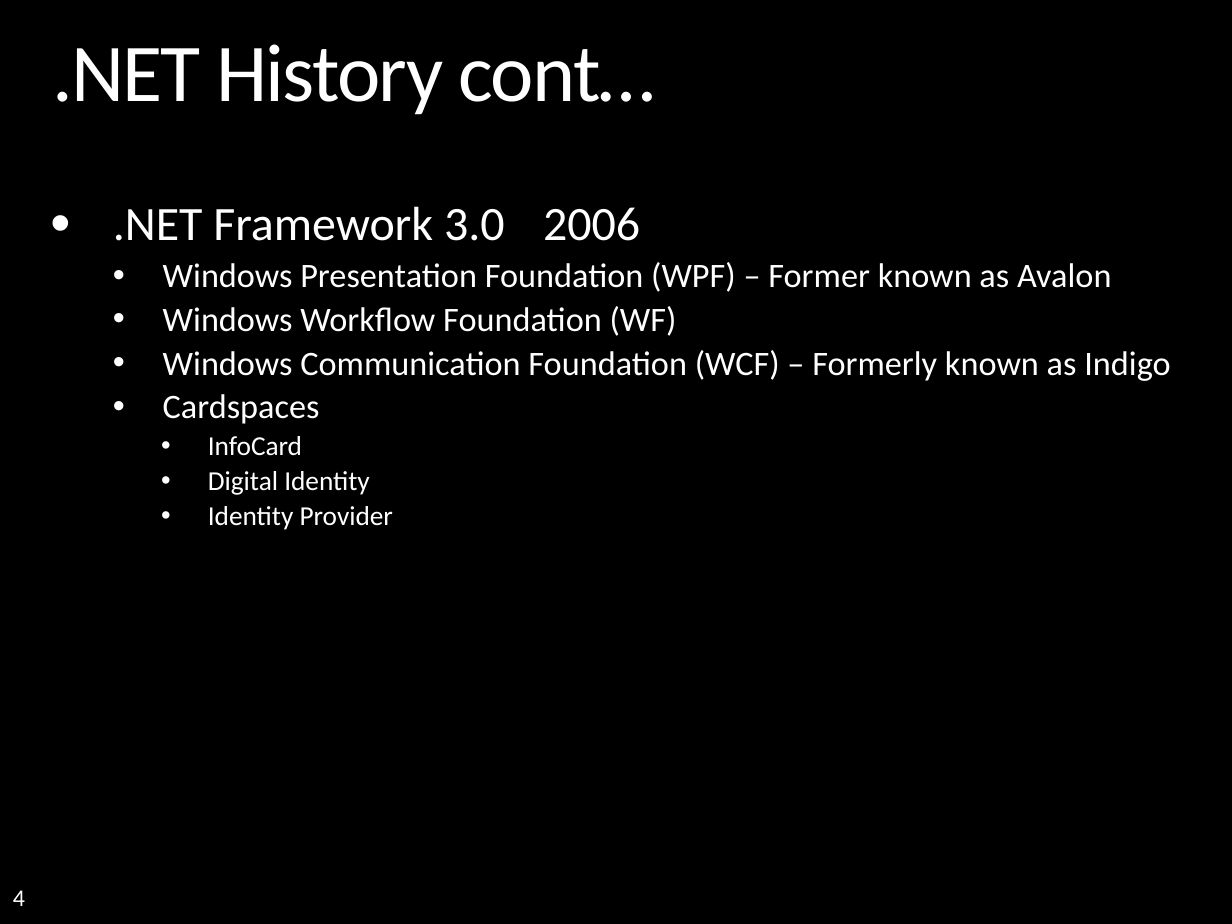
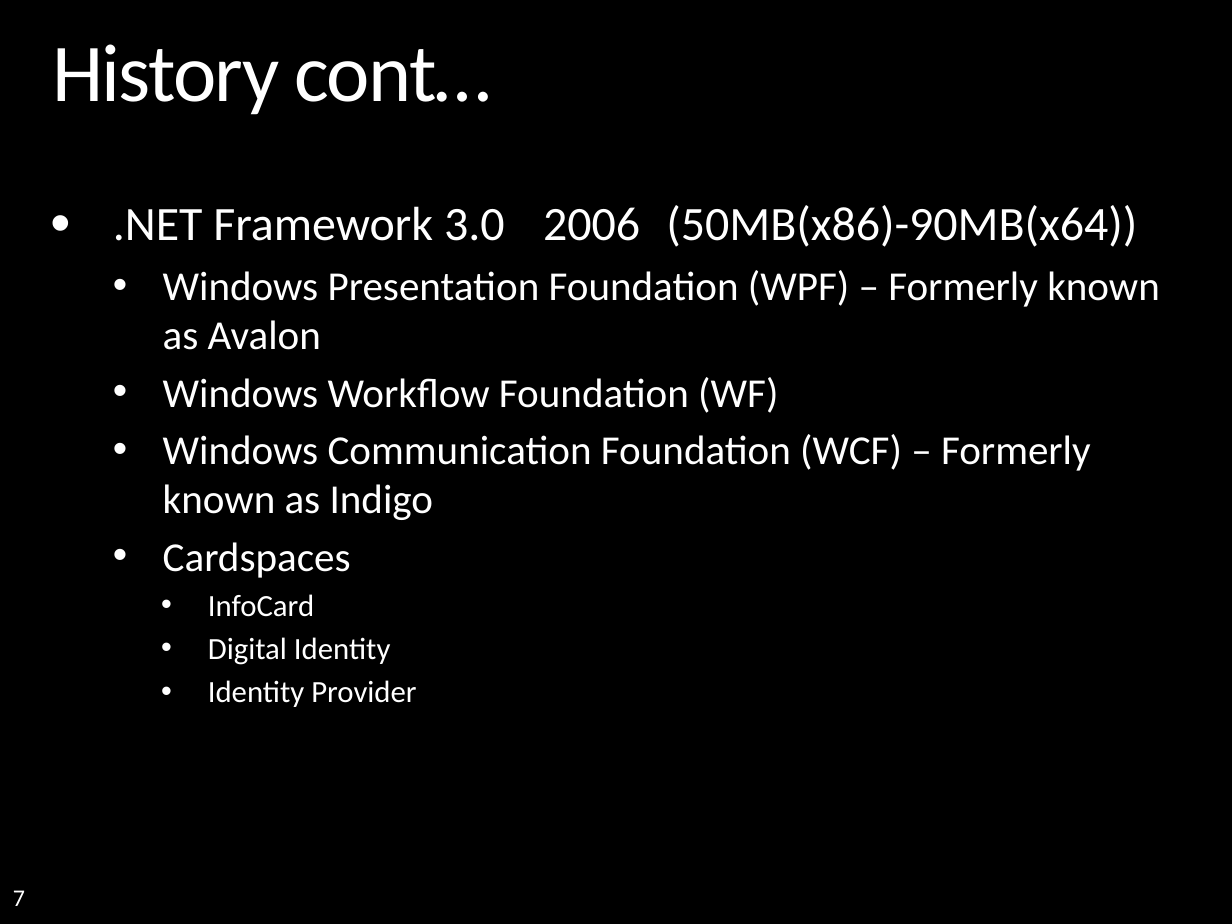
Before and after one commit to mattincode/teched2008, a slide deck: slide 7 of presentations/dotNET FW/TechEd - dotNET.pptx (slide 4 before the commit). Drawn at 1232x924 pixels with LibreOffice and Linux fonts; fonts in the diff are those of the drawing; background and template pictures are left out. Boxes give left, top, right and bottom in pixels: in the first picture for what was removed or moved away, otherwise in the second. Text is boxed around its words. In the diff, an @@ line names an element or a change of style, - is before the commit and + after.

```diff
--- a/presentations/dotNET FW/TechEd - dotNET.pptx
+++ b/presentations/dotNET FW/TechEd - dotNET.pptx
@@ title at [52, 44, 492, 115]: text changed @@
-.NET History cont…
+History cont…
@@ text at [113, 205, 1160, 350]: text changed; size 20 to 24 pt @@
-• .NET Framework 3.0 2006
-  • Windows Presentation Foundation (WPF) – Former known as Avalon
+• .NET Framework 3.0 2006 (50MB(x86)-90MB(x64))
+  • Windows Presentation Foundation (WPF) – Formerly known as Avalon
@@ text at [163, 377, 1091, 707]: size 20 to 24 pt in "Windows Workflow Foundation (WF)", "Windows Communication Foundation (WCF) – Formerly known ...", "Cardspaces"; size 16 to 18 pt in "InfoCard", "Digital Identity", "Identity Provider"; line spacing 0.9 to 1 @@
@@ page number at [13, 890, 25, 906]: text changed @@
-4
+7
```
Also in this commit, not shown: 3 other slides changed, 19 slides added, 2 slides removed, 1 other file.
